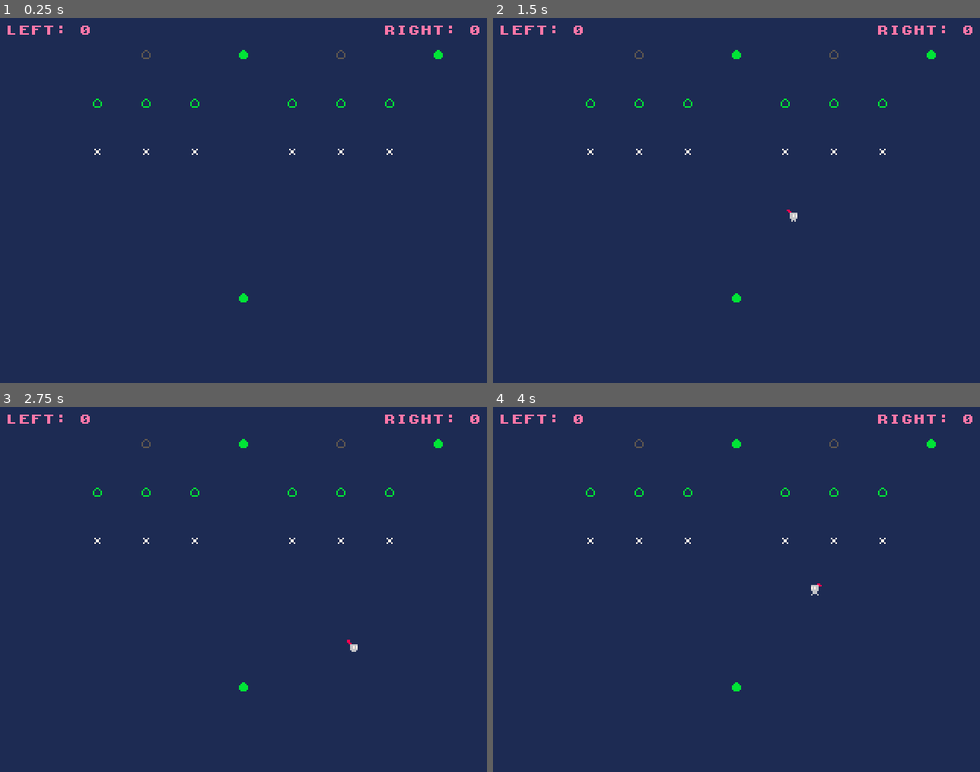
Above: before the commit, frames 1-4 (two rows, left to right).
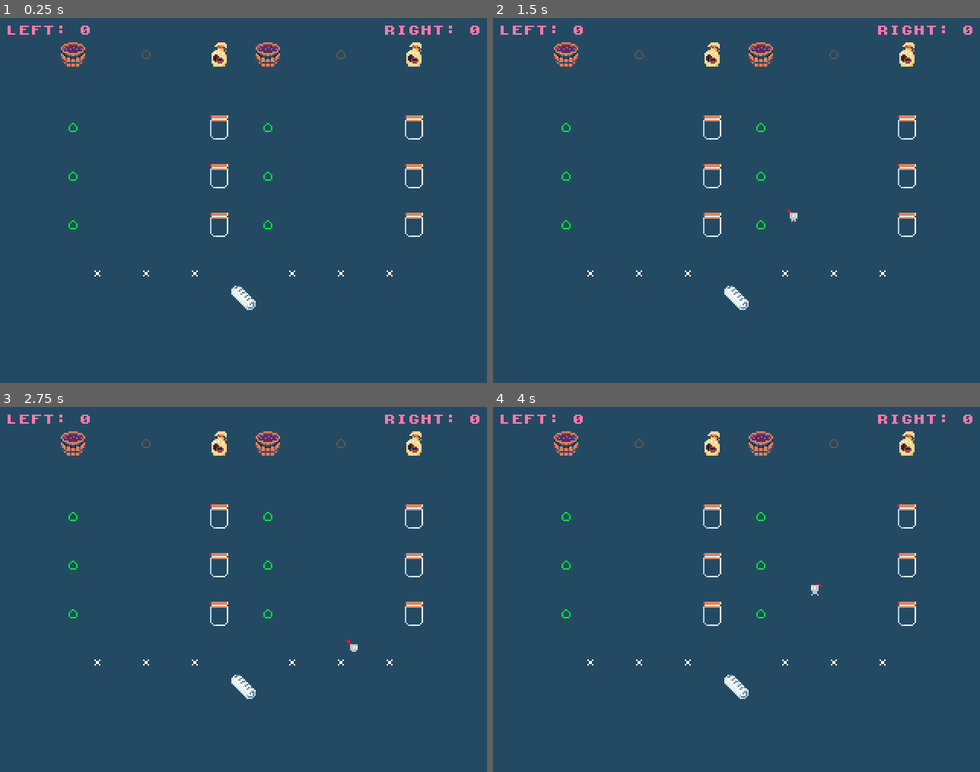
Above: after the commit, the same moments.

Repository: nikolawhallon/over-brewed
Game: Godot game, scene res://scenes/arena.tscn
Same seed, same stepped clock (60 frames per second), same inputs: the game is played once before the commit and once after it. This scene is started directly instead of the project's main scene.
Inputs:
- Up to frame 1 (0.25 s): no input
- Up to frame 2 (1.5 s): tap Enter at 0.5 s; hold Right 0.53-1.28 s; tap C (connect) at 0.6, 1.35 s; tap Space at 0.77 s; hold Down from 1.28 s (still down)
- Up to frame 3 (2.75 s): tap Space at 1.52 s; release Down at 2.03 s; hold Right from 2.03 s (still down); tap H (host) at 2.1 s; tap C (connect) at 2.3 s
- Up to frame 4 (4 s): release Right at 2.78 s; hold Up 2.78-3.53 s; tap L (leave) at 2.85 s; tap Space at 3.02, 3.77 s; tap C (connect) at 3.05, 3.8 s; hold Left from 3.53 s (still down); tap Q (queue) at 3.6 s

The runs differ from the first frame. In frame 1, 100% of the frame differs, in the area x 0-100%, y 0-100%; in frame 2, 100%; in frame 3, 100%; in frame 4, 100%.
Error in both runs: Attempt to call function 'get_peer_ids_for_match' in base 'null instance' on a null instance. (res://scenes/helpers/match_visibility.gd:14)

Commit message:
added a bunch of sprites, wine and coffee making

Diff:
--- a/project.godot
+++ b/project.godot
@@ -71,4 +71,4 @@
 rendering_device/driver.windows="d3d12"
 renderer/rendering_method="gl_compatibility"
 renderer/rendering_method.mobile="gl_compatibility"
-environment/defaults/default_clear_color=Color(0.11372549, 0.16862746, 0.3254902, 1)
+environment/defaults/default_clear_color=Color(0.14117648, 0.2901961, 0.3882353, 1)
--- a/scenes/arena.gd
+++ b/scenes/arena.gd
@@ -43,7 +43,7 @@
 			request_spawn_barista.rpc_id(1)
 
 @rpc("any_peer", "reliable")
-func announce_start_game(random_seed, _peers):
+func announce_start_game(_random_seed, _peers):
 	state = State.STARTING
 
 @rpc("any_peer", "call_local", "reliable")
@@ -72,7 +72,10 @@
 		return
 
 	var customer = load("res://scenes/customer.tscn").instantiate()
-	customer.init(Vector2(-320, 0), Vector2(640, 0))
+	var desire = "coffee"
+	if randf() > 0.5:
+		desire = "wine"
+	customer.init(Vector2(-320, 96), Vector2(640, 96), desire)
 	$Replicated.add_child(customer, true)
 
 func _on_left_cafe_customer_left(served) -> void:
--- a/scenes/arena.tscn
+++ b/scenes/arena.tscn
@@ -11,10 +11,10 @@
 [node name="Replicated" type="Node" parent="." unique_id=217975276]
 
 [node name="LeftCafe" parent="Replicated" unique_id=1340216554 instance=ExtResource("3_xdvfk")]
-position = Vector2(-64, -32)
+position = Vector2(-64, 48)
 
 [node name="RightCafe" parent="Replicated" unique_id=435030877 instance=ExtResource("3_xdvfk")]
-position = Vector2(64, -32)
+position = Vector2(64, 48)
 
 [node name="Newspaper" parent="Replicated" unique_id=799578802 instance=ExtResource("3_7ft05")]
 position = Vector2(0, 64)
--- a/scenes/barista.gd
+++ b/scenes/barista.gd
@@ -25,26 +25,50 @@
 		$Beans.visible = true
 		$Coffee.visible = false
 		$Waste.visible = false
+		$Grapes.visible = false
+		$Wine.visible = false
 		$Newspaper.visible = false
 	elif holding == "coffee":
 		$Beans.visible = false
 		$Coffee.visible = true
 		$Waste.visible = false
+		$Grapes.visible = false
+		$Wine.visible = false
 		$Newspaper.visible = false
 	elif holding == "waste":
 		$Beans.visible = false
 		$Coffee.visible = false
 		$Waste.visible = true
+		$Grapes.visible = false
+		$Wine.visible = false
 		$Newspaper.visible = false
 	elif holding == "newspaper":
 		$Beans.visible = false
 		$Coffee.visible = false
 		$Waste.visible = false
+		$Grapes.visible = false
+		$Wine.visible = false
 		$Newspaper.visible = true
+	elif holding == "grapes":
+		$Beans.visible = false
+		$Coffee.visible = false
+		$Waste.visible = false
+		$Grapes.visible = true
+		$Wine.visible = false
+		$Newspaper.visible = false
+	elif holding == "wine":
+		$Beans.visible = false
+		$Coffee.visible = false
+		$Waste.visible = false
+		$Grapes.visible = false
+		$Wine.visible = true
+		$Newspaper.visible = false
 	else:
 		$Beans.visible = false
 		$Coffee.visible = false
 		$Waste.visible = false
+		$Grapes.visible = false
+		$Wine.visible = false
 		$Newspaper.visible = false
 
 	if direction != Vector2.ZERO:
--- a/scenes/barista.tscn
+++ b/scenes/barista.tscn
@@ -3,6 +3,7 @@
 [ext_resource type="Texture2D" uid="uid://dgwemui1rsx5o" path="res://assets/barista/barista-idle-1.png" id="1_0dyjn"]
 [ext_resource type="Script" uid="uid://y0i2wrm80j8b" path="res://scenes/barista.gd" id="1_xwpi6"]
 [ext_resource type="Texture2D" uid="uid://b5pplpf63ns2u" path="res://assets/barista/barista-idle-2.png" id="2_5fsgc"]
+[ext_resource type="Texture2D" uid="uid://dfydvebyhpo1u" path="res://assets/coffee/bean-icon.png" id="2_17x05"]
 [ext_resource type="Texture2D" uid="uid://co3xd5ifry28q" path="res://assets/beans.png" id="2_b8crr"]
 [ext_resource type="Texture2D" uid="uid://cwjfgq4vft4mv" path="res://assets/coffee.png" id="3_q4d84"]
 [ext_resource type="Texture2D" uid="uid://bnwxe38ecmilq" path="res://assets/barista/barista-move-1.png" id="3_swm0g"]
@@ -61,7 +62,7 @@
 [node name="Beans" type="Sprite2D" parent="." unique_id=755426137]
 visible = false
 position = Vector2(4, -4)
-texture = ExtResource("2_b8crr")
+texture = ExtResource("2_17x05")
 
 [node name="Coffee" type="Sprite2D" parent="." unique_id=371870849]
 visible = false
@@ -72,6 +73,16 @@
 visible = false
 position = Vector2(4, -4)
 texture = ExtResource("4_17x05")
+
+[node name="Grapes" type="Sprite2D" parent="." unique_id=1225598928]
+visible = false
+position = Vector2(4, -4)
+texture = ExtResource("2_b8crr")
+
+[node name="Wine" type="Sprite2D" parent="." unique_id=1167275916]
+visible = false
+position = Vector2(4, -4)
+texture = ExtResource("2_b8crr")
 
 [node name="Newspaper" type="Sprite2D" parent="." unique_id=170513733]
 visible = false
--- a/scenes/bean_bag.tscn
+++ b/scenes/bean_bag.tscn
@@ -1,7 +1,7 @@
 [gd_scene format=3 uid="uid://dirct4jf8stvp"]
 
 [ext_resource type="Script" uid="uid://b8kfs881bcmfd" path="res://scenes/bean_bag.gd" id="1_3ewqx"]
-[ext_resource type="Texture2D" uid="uid://co3xd5ifry28q" path="res://assets/beans.png" id="1_crm42"]
+[ext_resource type="Texture2D" uid="uid://6ibe5oaup2hw" path="res://assets/coffee/bean-bag-closed.png" id="2_3ewqx"]
 
 [sub_resource type="CircleShape2D" id="CircleShape2D_3ewqx"]
 radius = 8.0
@@ -10,7 +10,7 @@
 script = ExtResource("1_3ewqx")
 
 [node name="Sprite2D" type="Sprite2D" parent="." unique_id=581418551]
-texture = ExtResource("1_crm42")
+texture = ExtResource("2_3ewqx")
 
 [node name="CollisionShape2D" type="CollisionShape2D" parent="." unique_id=1548480027]
 shape = SubResource("CircleShape2D_3ewqx")
--- a/scenes/cafe.tscn
+++ b/scenes/cafe.tscn
@@ -5,6 +5,8 @@
 [ext_resource type="PackedScene" uid="uid://dirct4jf8stvp" path="res://scenes/bean_bag.tscn" id="3_de0wi"]
 [ext_resource type="PackedScene" uid="uid://cp1imi0s70jb1" path="res://scenes/vacuum_brew.tscn" id="4_qifwr"]
 [ext_resource type="PackedScene" uid="uid://coeutl0j6w2hm" path="res://scenes/garbage_can.tscn" id="5_c2152"]
+[ext_resource type="PackedScene" uid="uid://cuiludgrbvfb0" path="res://scenes/comporton.tscn" id="6_7i37m"]
+[ext_resource type="PackedScene" uid="uid://tefqap5hltiu" path="res://scenes/vat.tscn" id="7_cc1jb"]
 
 [sub_resource type="SceneReplicationConfig" id="SceneReplicationConfig_c2152"]
 properties/0/path = NodePath("VacuumBrew1:state")
@@ -29,19 +31,31 @@
 position = Vector2(32, 0)
 
 [node name="BeanBag" parent="." unique_id=1164690060 instance=ExtResource("3_de0wi")]
-position = Vector2(64, -64)
+position = Vector2(48, -144)
 
 [node name="VacuumBrew1" parent="." unique_id=1775694487 instance=ExtResource("4_qifwr")]
-position = Vector2(-32, -32)
+position = Vector2(-48, -32)
 
 [node name="VacuumBrew2" parent="." unique_id=590269653 instance=ExtResource("4_qifwr")]
-position = Vector2(0, -32)
+position = Vector2(-48, -64)
 
 [node name="VacuumBrew3" parent="." unique_id=1186177446 instance=ExtResource("4_qifwr")]
-position = Vector2(32, -32)
+position = Vector2(-48, -96)
 
 [node name="GarbageCan" parent="." unique_id=1325507682 instance=ExtResource("5_c2152")]
-position = Vector2(0, -64)
+position = Vector2(0, -144)
+
+[node name="Comporton" parent="." unique_id=1055187497 instance=ExtResource("6_7i37m")]
+position = Vector2(-48, -144)
+
+[node name="Vat1" parent="." unique_id=633288720 instance=ExtResource("7_cc1jb")]
+position = Vector2(48, -32)
+
+[node name="Vat2" parent="." unique_id=842633155 instance=ExtResource("7_cc1jb")]
+position = Vector2(48, -64)
+
+[node name="Vat3" parent="." unique_id=972558859 instance=ExtResource("7_cc1jb")]
+position = Vector2(48, -96)
 
 [node name="MultiplayerSynchronizer" type="MultiplayerSynchronizer" parent="." unique_id=1512198300]
 replication_config = SubResource("SceneReplicationConfig_c2152")
--- /dev/null
+++ b/scenes/comporton.gd
@@ -0,0 +1,10 @@
+extends Area2D
+
+
+func _on_body_entered(body: Node2D) -> void:
+	if not multiplayer.is_server():
+		return
+
+	if body.is_in_group("Barista"):
+		if body.holding == "":
+			body.holding = "grapes"
--- /dev/null
+++ b/scenes/comporton.tscn
@@ -0,0 +1,18 @@
+[gd_scene format=3 uid="uid://cuiludgrbvfb0"]
+
+[ext_resource type="Script" uid="uid://ijl8l2odc4ug" path="res://scenes/comporton.gd" id="1_5xa0m"]
+[ext_resource type="Texture2D" uid="uid://b3lk4oeri7hf1" path="res://assets/wine/comporton.png" id="1_ig4j1"]
+
+[sub_resource type="CircleShape2D" id="CircleShape2D_5xa0m"]
+radius = 8.0
+
+[node name="Comporton" type="Area2D" unique_id=1055187497]
+script = ExtResource("1_5xa0m")
+
+[node name="Sprite2D" type="Sprite2D" parent="." unique_id=778859109]
+texture = ExtResource("1_ig4j1")
+
+[node name="CollisionShape2D" type="CollisionShape2D" parent="." unique_id=164027149]
+shape = SubResource("CircleShape2D_5xa0m")
+
+[connection signal="body_entered" from="." to="." method="_on_body_entered"]
--- a/scenes/customer.gd
+++ b/scenes/customer.gd
@@ -15,11 +15,19 @@
 }
 
 var state = State.VOID
+var desire = ""
 
-func init(initial_global_position, initial_target):
+func init(initial_global_position, initial_target, initial_desire):
 	global_position = initial_global_position
 	target = initial_target
+	desire = initial_desire
 	state = State.COMMUTING
+
+func _ready():
+	if desire == "coffee":
+		$Coffee.visible = true
+	elif desire == "wine":
+		$Wine.visible = true
 
 func _physics_process(_delta: float) -> void:
 	if direction != Vector2.ZERO:
@@ -48,7 +56,7 @@
 	else:
 		direction = Vector2.ZERO
 
-	if global_position.distance_to(Vector2.ZERO) > 320:
+	if global_position.distance_to(Vector2.ZERO) > 480:
 		print("freeing customer")
 		queue_free()
 
@@ -57,19 +65,23 @@
 		return
 
 	if state == State.WAITING and body.is_in_group("Barista"):
-		if body.holding == "coffee":
+		if body.holding == desire:
 			body.holding = ""
 			var cafe = get_node(cafe_path)
 			cafe.customer_left.emit(true)
 			cafe.release_slot(self.get_path())
 			target = Vector2(640, 0)
 			state = State.LEAVING
+			$Coffee.visible = false
+			$Wine.visible = false
 		elif body.holding == "newspaper":
 			var cafe = get_node(cafe_path)
 			cafe.customer_left.emit(false)
 			cafe.release_slot(self.get_path())
 			target = Vector2(640, 0)
 			state = State.LEAVING
+			$Coffee.visible = false
+			$Wine.visible = false
 
 	if state == State.COMMUTING and body.is_in_group("Barista"):
 		var arena = NodeUtils.get_first_ancestor_in_group_for_node(self, "Arena")
@@ -98,3 +110,5 @@
 		cafe.release_slot(self.get_path())
 	target = Vector2(640, 0)
 	state = State.LEAVING
+	$Coffee.visible = false
+	$Wine.visible = false
--- a/scenes/customer.tscn
+++ b/scenes/customer.tscn
@@ -3,7 +3,9 @@
 [ext_resource type="Script" uid="uid://bw7466woionxp" path="res://scenes/customer.gd" id="1_qqxhk"]
 [ext_resource type="Texture2D" uid="uid://dgwemui1rsx5o" path="res://assets/barista/barista-idle-1.png" id="1_rjbu2"]
 [ext_resource type="Texture2D" uid="uid://b5pplpf63ns2u" path="res://assets/barista/barista-idle-2.png" id="2_qqxhk"]
+[ext_resource type="Texture2D" uid="uid://cwjfgq4vft4mv" path="res://assets/coffee.png" id="2_w2wat"]
 [ext_resource type="Texture2D" uid="uid://bnwxe38ecmilq" path="res://assets/barista/barista-move-1.png" id="3_846g6"]
+[ext_resource type="Texture2D" uid="uid://co3xd5ifry28q" path="res://assets/beans.png" id="3_pk6lr"]
 [ext_resource type="Texture2D" uid="uid://bcyfapbqex538" path="res://assets/barista/barista-move-2.png" id="4_qj8gj"]
 [ext_resource type="PackedScene" uid="uid://crfcwsne50c0c" path="res://scenes/helpers/match_visibility.tscn" id="6_846g6"]
 
@@ -51,6 +53,16 @@
 collision_mask = 0
 script = ExtResource("1_qqxhk")
 
+[node name="Coffee" type="Sprite2D" parent="." unique_id=354224651]
+visible = false
+position = Vector2(-4, -4)
+texture = ExtResource("2_w2wat")
+
+[node name="Wine" type="Sprite2D" parent="." unique_id=1591792866]
+visible = false
+position = Vector2(-4, -4)
+texture = ExtResource("3_pk6lr")
+
 [node name="AnimatedSprite2D" type="AnimatedSprite2D" parent="." unique_id=65188880]
 sprite_frames = SubResource("SpriteFrames_w2wat")
 animation = &"move"
--- a/scenes/newspaper.tscn
+++ b/scenes/newspaper.tscn
@@ -1,7 +1,7 @@
 [gd_scene format=3 uid="uid://0o18bpyubgas"]
 
-[ext_resource type="Texture2D" uid="uid://co3xd5ifry28q" path="res://assets/beans.png" id="1_ge38h"]
 [ext_resource type="Script" uid="uid://dfibmidai58b1" path="res://scenes/newspaper.gd" id="1_orewu"]
+[ext_resource type="Texture2D" uid="uid://c4oan7pbb4tes" path="res://assets/newspaper.png" id="2_orewu"]
 
 [sub_resource type="CircleShape2D" id="CircleShape2D_orewu"]
 radius = 4.0
@@ -10,7 +10,7 @@
 script = ExtResource("1_orewu")
 
 [node name="Sprite2D" type="Sprite2D" parent="." unique_id=366991720]
-texture = ExtResource("1_ge38h")
+texture = ExtResource("2_orewu")
 
 [node name="CollisionShape2D" type="CollisionShape2D" parent="." unique_id=225658741]
 shape = SubResource("CircleShape2D_orewu")
--- /dev/null
+++ b/scenes/vat.gd
@@ -0,0 +1,51 @@
+extends Area2D
+
+
+enum State {
+	EMPTY,
+	BREWING,
+	BREWED,
+	SPOILED
+}
+
+@export var state = State.EMPTY
+
+func _physics_process(_delta: float) -> void:
+	if state == State.EMPTY:
+		$AnimatedSprite2D.play("empty")
+	if state == State.BREWING:
+		$AnimatedSprite2D.play("brewing")
+	if state == State.BREWED:
+		$AnimatedSprite2D.play("brewed")
+	if state == State.SPOILED:
+		$AnimatedSprite2D.play("spoiled")
+
+func _on_body_entered(body: Node2D) -> void:
+	if not multiplayer.is_server():
+		return
+
+	if body.is_in_group("Barista"):
+		if state == State.EMPTY and body.holding == "grapes":
+			state = State.BREWING
+			$BrewTimer.start()
+			body.holding = ""
+		if state == State.BREWED and body.holding == "":
+			state = State.EMPTY
+			$SpoilTimer.stop()
+			body.holding = "wine"
+		if state == State.SPOILED and body.holding == "":
+			state = State.EMPTY
+			body.holding = "waste"
+
+func _on_brew_timer_timeout() -> void:
+	if not multiplayer.is_server():
+		return
+
+	state = State.BREWED
+	$SpoilTimer.start()
+
+func _on_spoil_timer_timeout() -> void:
+	if not multiplayer.is_server():
+		return
+
+	state = State.SPOILED
--- /dev/null
+++ b/scenes/vat.tscn
@@ -0,0 +1,159 @@
+[gd_scene format=3 uid="uid://tefqap5hltiu"]
+
+[ext_resource type="Script" uid="uid://bf4vruklbo4rp" path="res://scenes/vat.gd" id="1_fscnh"]
+[ext_resource type="Texture2D" uid="uid://oni7ypbfavwf" path="res://assets/wine/vat-brewed-1.png" id="1_p0s77"]
+[ext_resource type="Texture2D" uid="uid://dw3denb4oxwxc" path="res://assets/wine/vat-brewed-2.png" id="2_fscnh"]
+[ext_resource type="Texture2D" uid="uid://b77j0wjfq24fo" path="res://assets/wine/vat-brewed-3.png" id="3_qh4vr"]
+[ext_resource type="Texture2D" uid="uid://fq00es3lc37l" path="res://assets/wine/vat-brewed-4.png" id="4_xtx7g"]
+[ext_resource type="Texture2D" uid="uid://3ruoluojtnck" path="res://assets/wine/vat-brewed-5.png" id="5_w8o36"]
+[ext_resource type="Texture2D" uid="uid://dnbe5m4dnmvgs" path="res://assets/wine/vat-brewed-6.png" id="6_de51y"]
+[ext_resource type="Texture2D" uid="uid://blkkrrx1dwit5" path="res://assets/wine/vat-brewed-7.png" id="7_r1bhd"]
+[ext_resource type="Texture2D" uid="uid://cqiph52xhprn1" path="res://assets/wine/vat-brewed-8.png" id="8_fawy1"]
+[ext_resource type="Texture2D" uid="uid://dtt3wxtogps4t" path="res://assets/wine/vat-brewing-1.png" id="9_qmuip"]
+[ext_resource type="Texture2D" uid="uid://xn2e0yluqbpf" path="res://assets/wine/vat-brewing-2.png" id="10_et1gi"]
+[ext_resource type="Texture2D" uid="uid://b0giablo1qwqa" path="res://assets/wine/vat-brewing-3.png" id="11_v3lfy"]
+[ext_resource type="Texture2D" uid="uid://balteqt8cr387" path="res://assets/wine/vat-brewing-4.png" id="12_iynmg"]
+[ext_resource type="Texture2D" uid="uid://v7oxtphvb5e1" path="res://assets/wine/vat-brewing-5.png" id="13_rr1t3"]
+[ext_resource type="Texture2D" uid="uid://vlml1435w3g8" path="res://assets/wine/vat-brewing-6.png" id="14_vdcd5"]
+[ext_resource type="Texture2D" uid="uid://bx1k7ar6gv8nk" path="res://assets/wine/vat-brewing-7.png" id="15_wx5d8"]
+[ext_resource type="Texture2D" uid="uid://dv2cv55g4dpar" path="res://assets/wine/vat-brewing-8.png" id="16_8gypb"]
+[ext_resource type="Texture2D" uid="uid://7oiichhl7xbs" path="res://assets/wine/vat-brewing-9.png" id="17_n8mow"]
+[ext_resource type="Texture2D" uid="uid://dlbho3jktm1yn" path="res://assets/wine/vat-empty-1.png" id="18_6ymjx"]
+[ext_resource type="Texture2D" uid="uid://bp22fhk7b6a17" path="res://assets/wine/vat-spoiled-1.png" id="19_5rn1u"]
+[ext_resource type="Texture2D" uid="uid://cvbyhmvxa5aww" path="res://assets/wine/vat-spoiled-2.png" id="20_5ptrt"]
+[ext_resource type="Texture2D" uid="uid://wmki5dtjt7if" path="res://assets/wine/vat-spoiled-3.png" id="21_g6d85"]
+[ext_resource type="Texture2D" uid="uid://5ph0qms0rcrg" path="res://assets/wine/vat-spoiled-4.png" id="22_1wrfd"]
+[ext_resource type="Texture2D" uid="uid://dtm74qt2cm21t" path="res://assets/wine/vat-spoiled-5.png" id="23_d77jr"]
+[ext_resource type="Texture2D" uid="uid://bt1notpmqto7f" path="res://assets/wine/vat-spoiled-6.png" id="24_d4x5v"]
+[ext_resource type="Texture2D" uid="uid://bu1gtco764oel" path="res://assets/wine/vat-spoiled-7.png" id="25_580tq"]
+[ext_resource type="Texture2D" uid="uid://b6bmcbj40pn4l" path="res://assets/wine/vat-spoiled-8.png" id="26_oiidc"]
+[ext_resource type="Texture2D" uid="uid://cwc4konxrumg3" path="res://assets/wine/vat-spoiled-9.png" id="27_urdg0"]
+
+[sub_resource type="SpriteFrames" id="SpriteFrames_e06qh"]
+animations = [{
+"frames": [{
+"duration": 1.0,
+"texture": ExtResource("1_p0s77")
+}, {
+"duration": 1.0,
+"texture": ExtResource("2_fscnh")
+}, {
+"duration": 1.0,
+"texture": ExtResource("3_qh4vr")
+}, {
+"duration": 1.0,
+"texture": ExtResource("4_xtx7g")
+}, {
+"duration": 1.0,
+"texture": ExtResource("5_w8o36")
+}, {
+"duration": 1.0,
+"texture": ExtResource("6_de51y")
+}, {
+"duration": 1.0,
+"texture": ExtResource("7_r1bhd")
+}, {
+"duration": 1.0,
+"texture": ExtResource("8_fawy1")
+}],
+"loop": true,
+"name": &"brewed",
+"speed": 5.0
+}, {
+"frames": [{
+"duration": 1.0,
+"texture": ExtResource("9_qmuip")
+}, {
+"duration": 1.0,
+"texture": ExtResource("10_et1gi")
+}, {
+"duration": 1.0,
+"texture": ExtResource("11_v3lfy")
+}, {
+"duration": 1.0,
+"texture": ExtResource("12_iynmg")
+}, {
+"duration": 1.0,
+"texture": ExtResource("13_rr1t3")
+}, {
+"duration": 1.0,
+"texture": ExtResource("14_vdcd5")
+}, {
+"duration": 1.0,
+"texture": ExtResource("15_wx5d8")
+}, {
+"duration": 1.0,
+"texture": ExtResource("16_8gypb")
+}, {
+"duration": 1.0,
+"texture": ExtResource("17_n8mow")
+}],
+"loop": true,
+"name": &"brewing",
+"speed": 5.0
+}, {
+"frames": [{
+"duration": 1.0,
+"texture": ExtResource("18_6ymjx")
+}],
+"loop": true,
+"name": &"empty",
+"speed": 5.0
+}, {
+"frames": [{
+"duration": 1.0,
+"texture": ExtResource("19_5rn1u")
+}, {
+"duration": 1.0,
+"texture": ExtResource("20_5ptrt")
+}, {
+"duration": 1.0,
+"texture": ExtResource("21_g6d85")
+}, {
+"duration": 1.0,
+"texture": ExtResource("22_1wrfd")
+}, {
+"duration": 1.0,
+"texture": ExtResource("23_d77jr")
+}, {
+"duration": 1.0,
+"texture": ExtResource("24_d4x5v")
+}, {
+"duration": 1.0,
+"texture": ExtResource("25_580tq")
+}, {
+"duration": 1.0,
+"texture": ExtResource("26_oiidc")
+}, {
+"duration": 1.0,
+"texture": ExtResource("27_urdg0")
+}],
+"loop": true,
+"name": &"spoiled",
+"speed": 5.0
+}]
+
+[sub_resource type="CircleShape2D" id="CircleShape2D_p0s77"]
+radius = 8.0
+
+[node name="Vat" type="Area2D" unique_id=633288720]
+script = ExtResource("1_fscnh")
+
+[node name="AnimatedSprite2D" type="AnimatedSprite2D" parent="." unique_id=419300472]
+sprite_frames = SubResource("SpriteFrames_e06qh")
+animation = &"spoiled"
+
+[node name="CollisionShape2D" type="CollisionShape2D" parent="." unique_id=1346103414]
+shape = SubResource("CircleShape2D_p0s77")
+
+[node name="BrewTimer" type="Timer" parent="." unique_id=185410175]
+wait_time = 5.0
+one_shot = true
+
+[node name="SpoilTimer" type="Timer" parent="." unique_id=1518131191]
+wait_time = 5.0
+one_shot = true
+
+[connection signal="body_entered" from="." to="." method="_on_body_entered"]
+[connection signal="timeout" from="BrewTimer" to="." method="_on_brew_timer_timeout"]
+[connection signal="timeout" from="SpoilTimer" to="." method="_on_spoil_timer_timeout"]
Binary file added: assets/coffee/bean-bag-closed.png
Not shown, added: assets/coffee/bean-bag-closed.png.import
Binary file added: assets/coffee/bean-bag-open.png
Not shown, added: assets/coffee/bean-bag-open.png.import
Binary file added: assets/coffee/bean-icon.png
Not shown, added: assets/coffee/bean-icon.png.import
Binary file added: assets/newspaper.png
Not shown, added: assets/newspaper.png.import
Binary file added: assets/wine/comporton.png
Not shown, added: assets/wine/comporton.png.import
Binary file added: assets/wine/vat-brewed-1.png
Not shown, added: assets/wine/vat-brewed-1.png.import
(and 55 more such lines)
